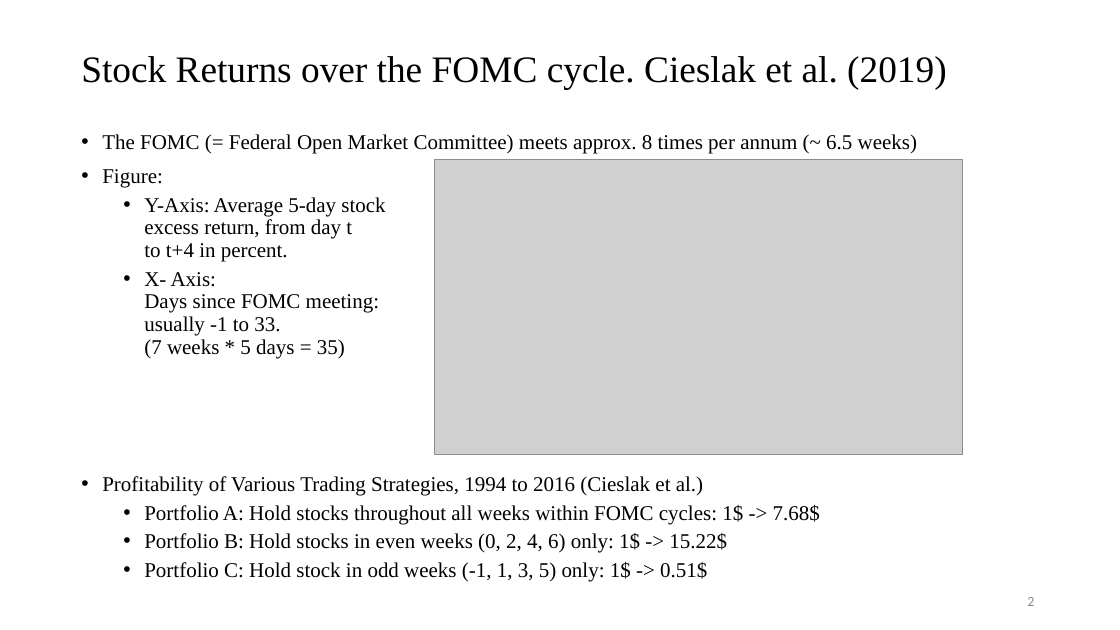
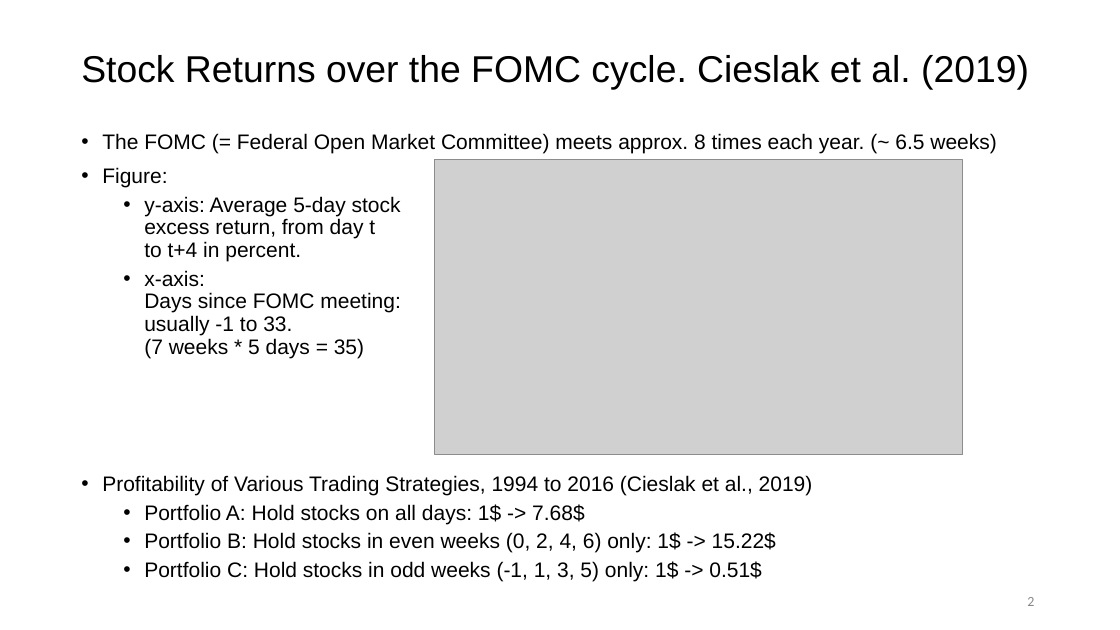
Before and after one commit to felix-reichel/stock-returns-over-the-fomc-cycle-revisited, a slide deck: slide 2 of slides/BA_Thesis_slides_FR_JKUEcon_2023.pptx. Drawn at 1120x630 pixels with LibreOffice and Linux fonts; fonts in the diff are those of the drawing; grey boxes stand for pictures. Boxes give left, top, right and bottom in pixels: in the first picture for what was removed or moved away, otherwise in the second. Text is boxed around its words. In the diff, an @@ line names an element or a change of style, - is before the commit and + after.

```diff
--- a/slides/BA_Thesis_slides_FR_JKUEcon_2023.pptx
+++ b/slides/BA_Thesis_slides_FR_JKUEcon_2023.pptx
@@ title "Stock Returns over the FOMC ..." at (81,55,1029,90): font Times New Roman to Arial @@
@@ text at (102,133,996,153): text changed; font Times New Roman to Arial @@
-• The FOMC (= Federal Open Market Committee) meets approx. 8 times per annum (~ 6.5 weeks)
+• The FOMC (= Federal Open Market Committee) meets approx. 8 times each year. (~ 6.5 weeks)
@@ text at (102,167,776,553): font Times New Roman to Arial in "Figure:", "Portfolio B: Hold stocks in even weeks ..." @@
@@ text at (102,196,813,524): text changed; font Times New Roman to Arial @@
-  • Y-Axis: Average 5-day stock
-    excess return, from day t
-    to t+4 in percent.
-  • X- Axis:
-    Days since FOMC meeting:
-    usually -1 to 33.
-    (7 weeks * 5 days = 35)
-• Profitability of Various Trading Strategies, 1994 to 2016 (Cieslak et al.)
-  • Portfolio A: Hold stocks throughout all weeks within FOMC cycles: 1$ -> 7.68$
+  • y-axis: Average 5-day stock
+    excess return, from day t
+    to t+4 in percent.
+  • x-axis:
+    Days since FOMC meeting:
+    usually -1 to 33.
+    (7 weeks * 5 days = 35)
+• Profitability of Various Trading Strategies, 1994 to 2016 (Cieslak et al., 2019)
+  • Portfolio A: Hold stocks on all days: 1$ -> 7.68$
@@ text at (144,561,762,581): text changed; font Times New Roman to Arial @@
-  • Portfolio C: Hold stock in odd weeks (-1, 1, 3, 5) only: 1$ -> 0.51$
+  • Portfolio C: Hold stocks in odd weeks (-1, 1, 3, 5) only: 1$ -> 0.51$
```
Also in this commit, not shown: 6 other slides changed, 58 other files.
